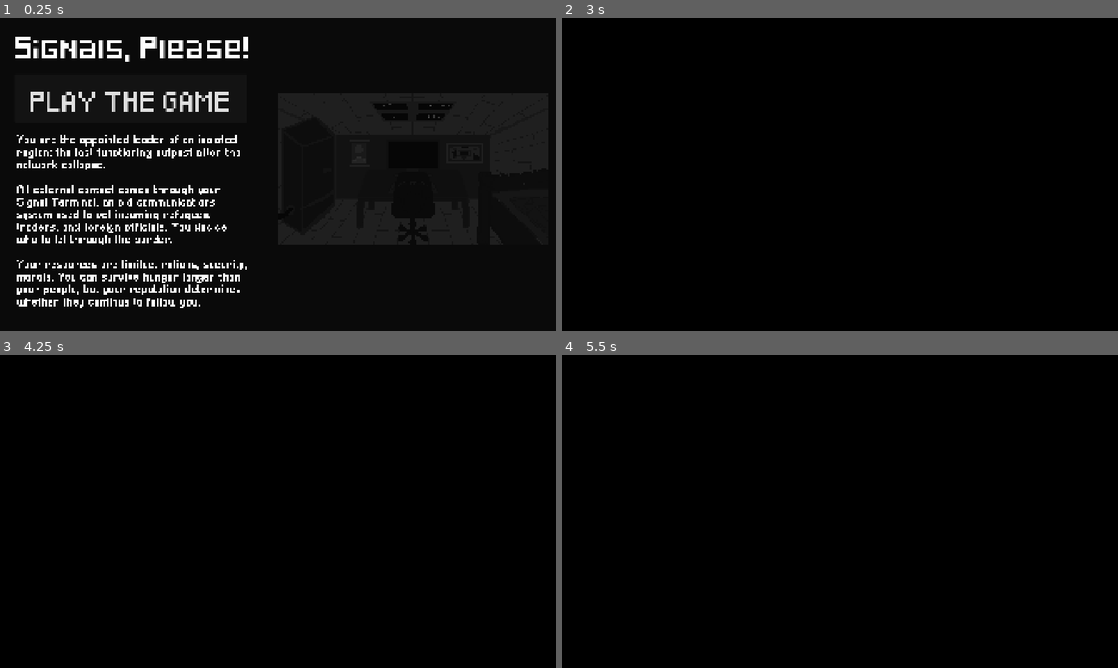
Above: before the commit, frames 1-4 (two rows, left to right).
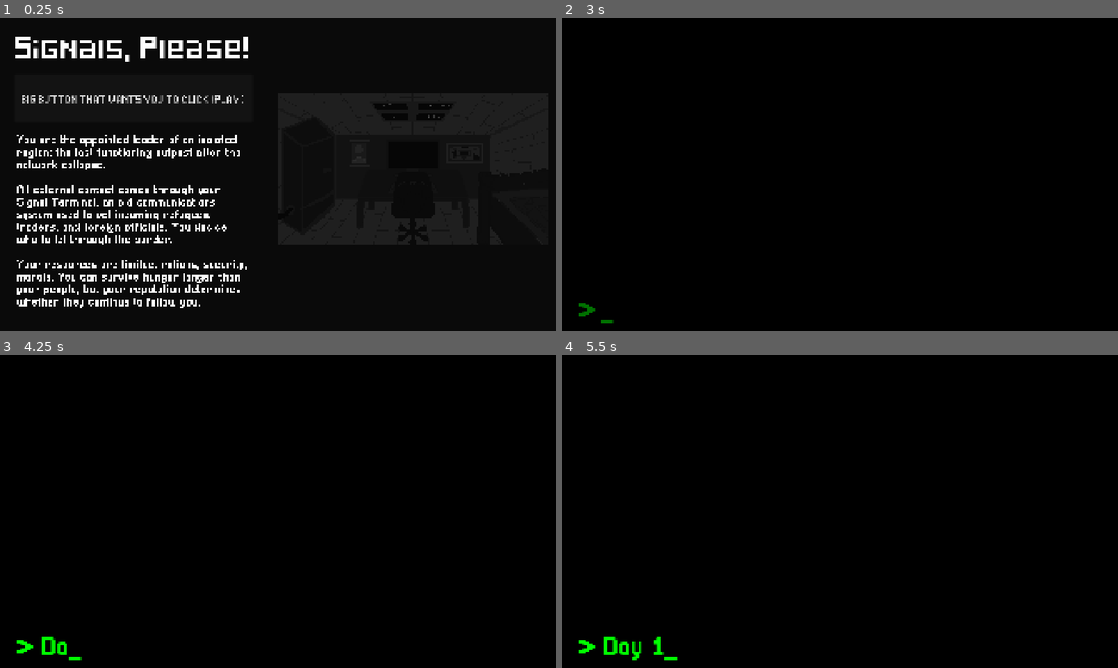
Above: after the commit, the same moments.

Repository: vempr/signals-please
Game: Godot game, scene res://scenes/main_menu.tscn
Same seed, same stepped clock (60 frames per second), same inputs: the game is played once before the commit and once after it.
Inputs (mouse positions are in pixels of both pictures, inside the frame that each line leads up to):
- Up to frame 1 (0.25 s): no input
- Up to frame 2 (3 s): click "PLAY THE GAME" (after the commit: "BIG BUTTON THAT WANTS YOU TO …") at 0.5 s; click "PLAY THE GAME" (after the commit: "BIG BUTTON THAT WANTS YOU TO …") at 1.25 s; click "PLAY THE GAME" (after the commit: "BIG BUTTON THAT WANTS YOU TO …") at 2 s; tap Enter at 2.75 s; move the mouse to (962, 158) at 2.77 s
- Up to frame 3 (4.25 s): tap Space at 3.5 s; move the mouse to (166, 527) at 3.52 s
- Up to frame 4 (5.5 s): tap Enter at 4.25 s; move the mouse to (895, 442) at 4.27 s; tap Space at 5 s; move the mouse to (812, 574) at 5.02 s

The runs differ from the first frame. In frame 1, 1.2% of the frame differs, in the area x 4-44%, y 23-30%; in frame 2, 0.1%; in frame 3, 0.3%; in frame 4, 0.4%.

Commit message:
cool transition scene between game days & main menu -> game; folder organization

Diff:
--- a/project.godot
+++ b/project.godot
@@ -19,6 +19,10 @@
 config/features=PackedStringArray("4.4", "GL Compatibility")
 config/icon="res://icon.svg"
 
+[autoload]
+
+GAME_STATE="*res://scripts/state.gd"
+
 [display]
 
 window/size/viewport_width=1920
--- a/scenes/game.tscn
+++ b/scenes/game.tscn
@@ -1,6 +1,6 @@
 [gd_scene load_steps=2 format=3 uid="uid://6n1jus564k5r"]
 
-[ext_resource type="Texture2D" uid="uid://c0hlw0e2d107l" path="res://assets/bg.png" id="1_uwrxv"]
+[ext_resource type="Texture2D" uid="uid://c0hlw0e2d107l" path="res://assets/images/bg.png" id="1_uwrxv"]
 
 [node name="Game" type="Node2D"]
 
--- a/scenes/main_menu.tscn
+++ b/scenes/main_menu.tscn
@@ -1,9 +1,9 @@
 [gd_scene load_steps=5 format=3 uid="uid://dv5o0yn2j6xht"]
 
 [ext_resource type="Script" uid="uid://dmln134mf8nbr" path="res://scripts/main_menu.gd" id="1_l6cm7"]
-[ext_resource type="Texture2D" uid="uid://c0hlw0e2d107l" path="res://assets/bg.png" id="2_ekxnf"]
-[ext_resource type="FontFile" uid="uid://bar55wglxrc3e" path="res://assets/Pixeled.ttf" id="3_bqqt6"]
-[ext_resource type="FontFile" uid="uid://cbi6qc2w2chwv" path="res://assets/Pixellari.ttf" id="4_wu84c"]
+[ext_resource type="Texture2D" uid="uid://c0hlw0e2d107l" path="res://assets/images/bg.png" id="2_ekxnf"]
+[ext_resource type="FontFile" uid="uid://bar55wglxrc3e" path="res://assets/fonts/Pixeled.ttf" id="3_bqqt6"]
+[ext_resource type="FontFile" uid="uid://cbi6qc2w2chwv" path="res://assets/fonts/Pixellari.ttf" id="4_wu84c"]
 
 [node name="MainMenu" type="Node2D"]
 script = ExtResource("1_l6cm7")
@@ -42,17 +42,16 @@
 [node name="PlayButton" type="Button" parent="."]
 offset_left = 49.0
 offset_top = 193.0
-offset_right = 852.0
+offset_right = 871.0
 offset_bottom = 359.0
 theme_override_fonts/font = ExtResource("3_bqqt6")
-theme_override_font_sizes/font_size = 56
-text = "PLAY THE GAME"
+theme_override_font_sizes/font_size = 21
+text = "BIG BUTTON THAT WANTS YOU TO CLICK (PLAY)"
 autowrap_mode = 2
 
 [node name="BGContainer" type="ColorRect" parent="."]
 unique_name_in_owner = true
 z_index = -1
-anchors_preset = -1
 offset_left = 954.0
 offset_top = 25.0
 offset_right = 1443.0
--- /dev/null
+++ b/scenes/transition_scene.tscn
@@ -0,0 +1,47 @@
+[gd_scene load_steps=4 format=3 uid="uid://cxqewboube3u3"]
+
+[ext_resource type="Script" uid="uid://bmupsta8sfquc" path="res://scripts/transition_scene.gd" id="1_aigh2"]
+[ext_resource type="FontFile" uid="uid://cbi6qc2w2chwv" path="res://assets/fonts/Pixellari.ttf" id="2_cqi5c"]
+[ext_resource type="AudioStream" uid="uid://bk68cbwc7t2yf" path="res://assets/sfx/type.wav" id="2_vydtp"]
+
+[node name="TransitionScene" type="Node2D"]
+script = ExtResource("1_aigh2")
+
+[node name="Type" type="AudioStreamPlayer" parent="."]
+unique_name_in_owner = true
+stream = ExtResource("2_vydtp")
+pitch_scale = 0.7
+
+[node name="ColorRect" type="ColorRect" parent="."]
+offset_left = -49.0
+offset_right = 1997.0
+offset_bottom = 1118.0
+color = Color(0, 0, 0, 1)
+
+[node name="Message" type="Label" parent="."]
+unique_name_in_owner = true
+offset_left = 133.0
+offset_top = 746.0
+offset_right = 1035.0
+offset_bottom = 1057.0
+theme_override_colors/font_color = Color(0, 1, 0, 1)
+theme_override_fonts/font = ExtResource("2_cqi5c")
+theme_override_font_sizes/font_size = 86
+vertical_alignment = 2
+
+[node name="Arrow" type="Label" parent="."]
+offset_left = 60.0
+offset_top = 746.0
+offset_right = 962.0
+offset_bottom = 1057.0
+theme_override_colors/font_color = Color(0, 1, 0, 1)
+theme_override_fonts/font = ExtResource("2_cqi5c")
+theme_override_font_sizes/font_size = 86
+text = ">"
+vertical_alignment = 2
+
+[node name="CursorBlinkTimer" type="Timer" parent="."]
+wait_time = 0.2
+autostart = true
+
+[connection signal="timeout" from="CursorBlinkTimer" to="." method="_on_cursor_blink_timer_timeout"]
--- a/scripts/main_menu.gd
+++ b/scripts/main_menu.gd
@@ -1,5 +1,6 @@
 extends Node2D
 
+@onready var TransitionScene := preload("res://scenes/transition_scene.tscn")
 @onready var bg_container := %BGContainer
 @onready var viewport_height := get_viewport_rect().size.y
 @onready var offset_y = bg_container.size.y / 1.03 # looks nicer on bottom
@@ -12,4 +13,5 @@
 
 
 func _on_play_button_pressed() -> void:
-	Fade.fade_out(0.3)
+	await Fade.fade_out(2.0).finished
+	get_tree().change_scene_to_packed(TransitionScene)
--- /dev/null
+++ b/scripts/state.gd
@@ -0,0 +1,3 @@
+extends Node
+
+var day := 1
--- /dev/null
+++ b/scripts/transition_scene.gd
@@ -0,0 +1,55 @@
+extends Node2D
+
+@onready var GameScene := preload("res://scenes/game.tscn")
+var text_to_type := "Day " + str(GAME_STATE.day)
+var i := 0
+var show_cursor := true
+var text_completed := false
+
+
+func _ready() -> void:
+	await Fade.fade_in(0.6).finished
+	await get_tree().create_timer(0.3).timeout
+
+	while i < text_to_type.length() && !text_completed:
+		%Type.play()
+		i += 1
+		await get_tree().create_timer(randf() * 0.5).timeout
+
+
+func _process(_delta: float) -> void:
+	var text = ""
+
+	if !text_completed:
+		if i < text_to_type.length():
+			text = text_to_type.substr(0, i)
+		else:
+			text = text_to_type
+			text_completed = true
+			delete_text()
+	else:
+		text = text_to_type.substr(0, i)
+
+
+	if show_cursor:
+		text += "_"
+	%Message.text = text
+
+
+func _on_cursor_blink_timer_timeout() -> void:
+	show_cursor = !show_cursor
+
+
+func delete_text() -> void:
+	await get_tree().create_timer(1.5).timeout
+
+	while i > 0:
+		%Type.play()
+		i -= 1
+		await get_tree().create_timer(randf() * 0.5).timeout
+
+	await get_tree().create_timer(0.5).timeout
+	await Fade.fade_out(0.7).finished
+
+	get_tree().change_scene_to_packed(GameScene)
+	Fade.fade_in(1.5)
Renamed: assets/Pixeled.ttf -> assets/fonts/Pixeled.ttf
Not shown, changed: assets/fonts/Pixeled.ttf.import
Renamed: assets/Pixellari.ttf -> assets/fonts/Pixellari.ttf
Not shown, changed: assets/fonts/Pixellari.ttf.import
Renamed: assets/bg.png -> assets/images/bg.png
Not shown, changed: assets/images/bg.png.import
Not shown, added: assets/sfx/type.wav.import
Not shown, added: scripts/state.gd.uid
Not shown, added: scripts/transition_scene.gd.uid
Not shown, changed: README.md
Not shown, added: assets/sfx/type.wav
